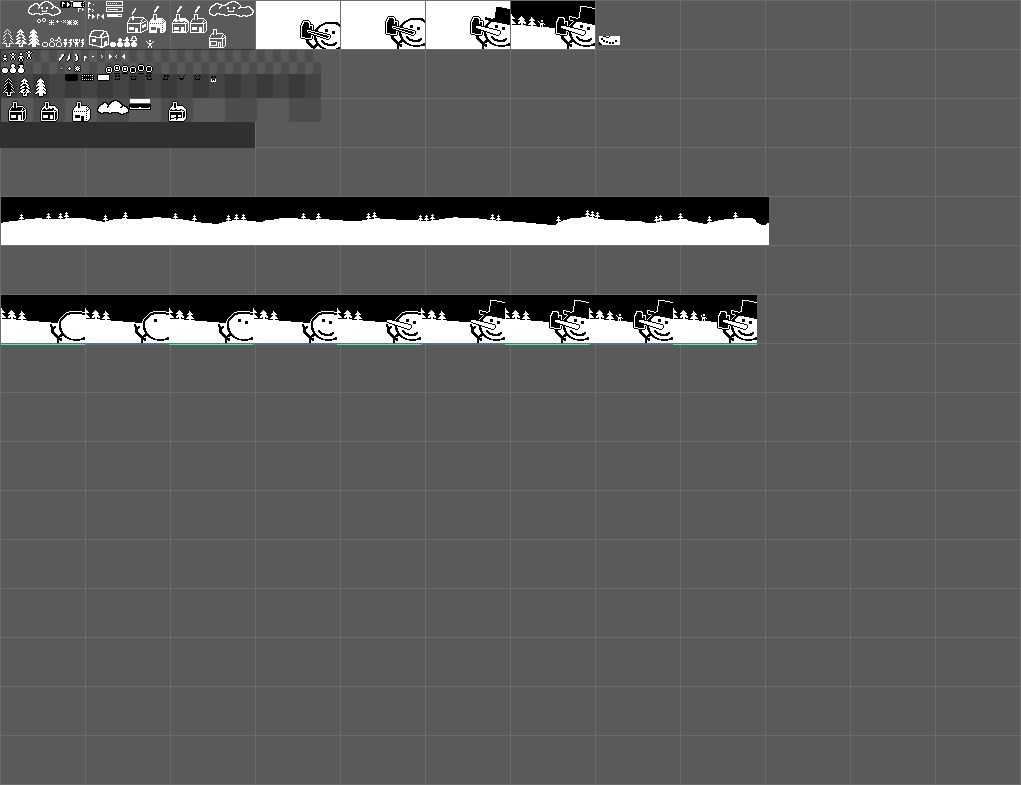
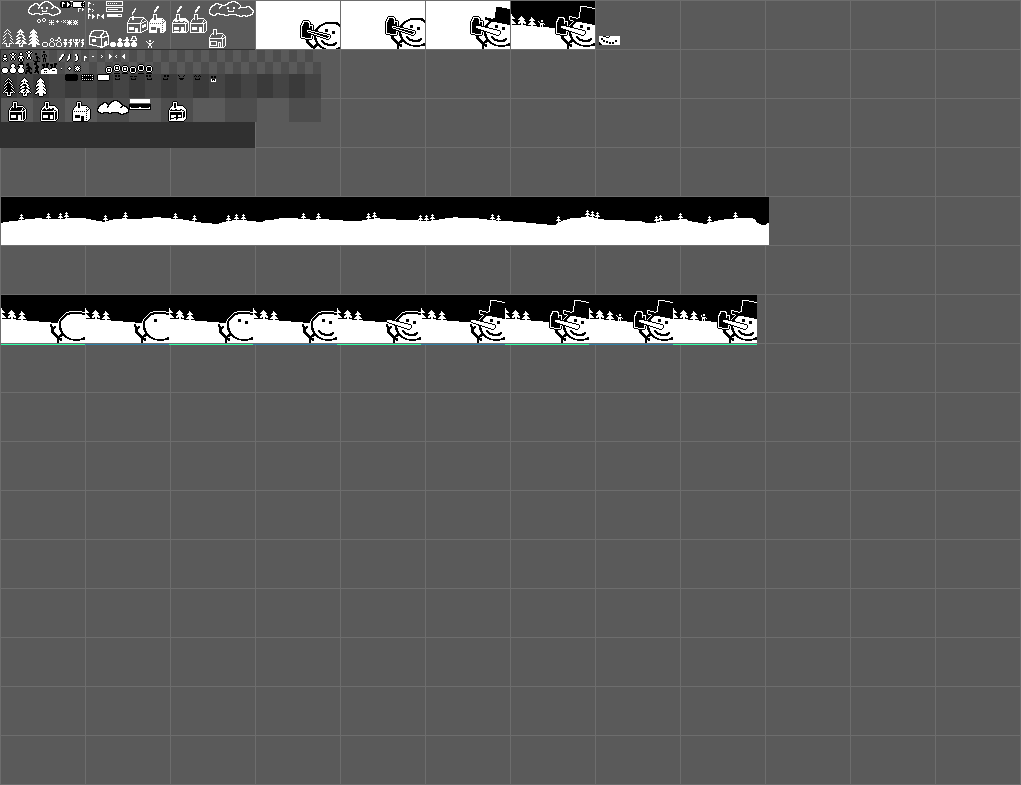
Layers edited between the first and the second 1021×785 image:
painted on "Layer" over [25, 51, 57, 74]
